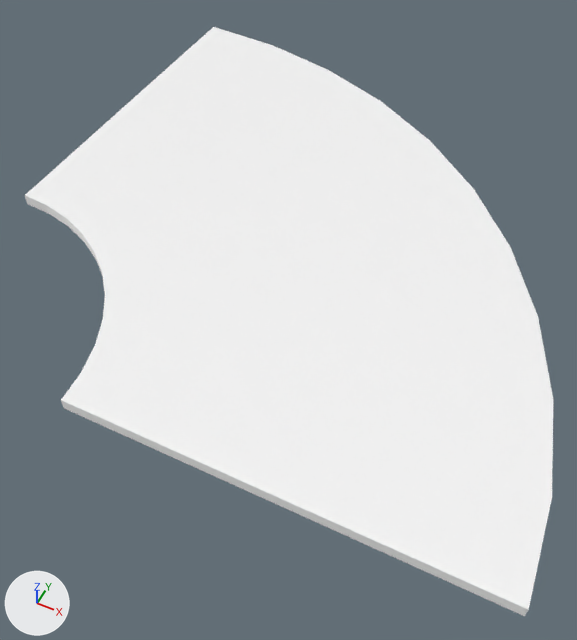
Renders of the glTF model public/city-assets/kit/road/road.bend-90.glb from each side of a commit.
Rendered twice from a 50 mm camera at (2.5, -5.72, 5.59) aimed at (0.03, -0.78, -0.57). The lights are fixed; the arrows at lower left show +X, +Y and +Z. The picture after the commit comes second. Vertices at exactly the same position are counted once.

The first picture shows 'road.bend-90'.
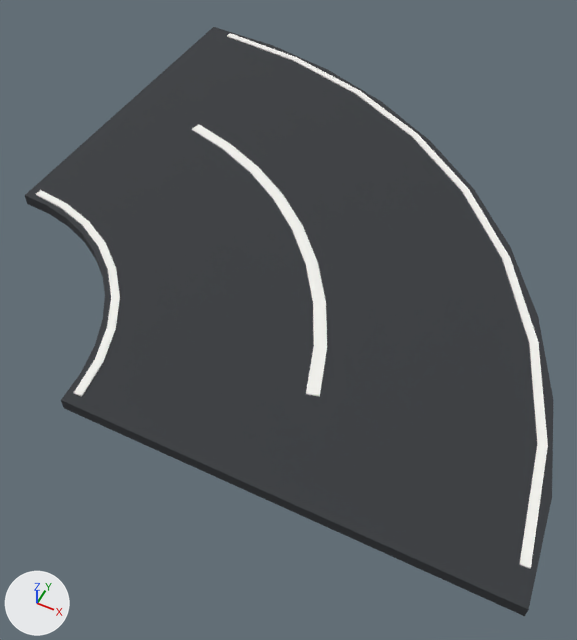
What the commit changed:
In material 'asphalt' (mat_asphalt), metallic goes from 1.0 to 0.0.
Material 'asphalt' (mat_asphalt) changes colour from white #ffffff to dark grey #33363a; in linear values from (1.0, 1.0, 1.0) to (0.0331, 0.0369, 0.0423).
In material 'asphalt' (mat_asphalt), roughness goes from 1.0 to 0.85.
me_asphalt_002 is used by ob_road_bend_90; location (0.0, 0.0, 0.0).
me_asphalt_002 had 152 vertices, 288 faces and spanned x -3.0..3.0, y -3.0..3.0, z 0.0..0.12.
me_asphalt_002 now has 152 vertices, 288 faces and spans x -3.0..3.0, y -3.0..3.0, z 0.0..0.13.
me_asphalt_002 part 1: the loose piece of 36 vertices spanning x -2.03..0.93, y -2.03..0.93, z 0.07..0.08 is moved by (0.0, 0.0, 0.05).
me_asphalt_002 part 2: the loose piece of 36 vertices spanning x -2.9..-0.86, y -2.9..-0.86, z 0.07..0.08 is moved by (0.0, 0.0, 0.05).
me_asphalt_002 part 3: the loose piece of 36 vertices spanning x -2.71..2.93, y -2.71..2.93, z 0.07..0.08 is moved by (0.0, 0.0, 0.05).

Changed parts and their boxes (x1, y1, x2, y2) in the pictures (577 x 640 px; the box of a moved part takes in the faces that stretch with it):
'road.bend-90', recoloured, surface changed, reshaped (white to dark grey)
    both: (25, 27, 553, 616)
part 1 of me_asphalt_002, moved or reshaped (not visible before)
    after: (192, 125, 327, 397)
part 2 of me_asphalt_002, moved or reshaped (not visible before)
    after: (36, 190, 120, 397)
part 3 of me_asphalt_002, moved or reshaped (not visible before)
    after: (227, 33, 548, 569)
